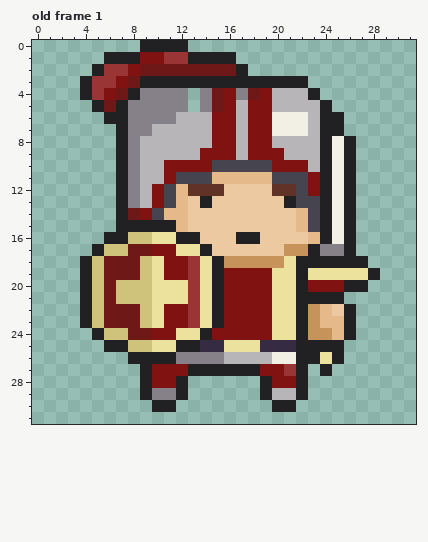
Two versions of one pixel-art file, Assets/Smooz/Arts/Heroes/Animation/Idle/Red_Knight_Idle.aseprite. Above: the version before the commit.
32x32 pixels, 1 frame. Shown: old frame 1. The commit also changed other frames, which this record leaves out.
After the commit:
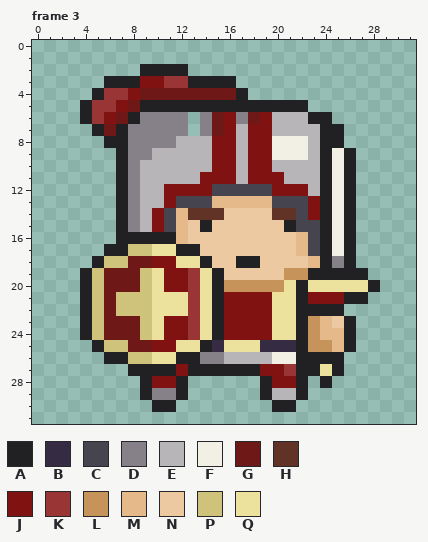
Palette (. is transparent): A #212123  B #352b42  C #45444f  D #868188  E #b8b5b9  F #f2f0e5  G #6e1818  H #613226  J #801212  K #9a3535  L #c6935b  M #e5b989  N #edc9a2  P #cfc27b  Q #ede19e
A new or re-ordered frame is compared with the old frame closest to it.
Change:
frames 1 -> 5
Changed rows in their new state; - is an unchanged pixel.
Frame 3 is new; against old frame 1:
first column x 4:
 0 -----....----------------
 1 --...........------------
 2 -....AAAA.....-----------
 3 ..AAAJJKK----......------
 4 .AKKJGGGGGG-GA......-----
 5 AKKJGAAAAAAAAAAAAAA..----
 6 AKJGA---D.DG-DG-EEEA-.---
 7 -AG---DDD.DG----EEE------
 8 --A--DDD--------FFF--A.--
 9 -----D----E-----FFF------
10 -------EEEEJJEJJEEE------
11 -------EEEJJJEJJJEEE-----
12 ------EJJJJCCCCCJJJE-----
13 ------EJCCCMMMMMCC-J-----
14 ----DEJC-HHH----HHCJ-----
15 ----DEJC--A------AC------
16 --.-AAAAMN---NN---MC-----
17 -.AAPPQQAAN------NMCAF---
18 .APP-GJ-QQANNAANNNNM-D-.-
19 ------------NNNNNLLAAAAA.
20 ---GG--JJ---LLLLL--QQQQQA
21 -------------------JJJAA-
22 ---PP--QQ----------AAA.--
23 ---------------------N---
24 APGG-PQ-JKQA--------M----
25 -APPGGJJQQA--------LLMA--
26 --AAPPQQAA----------A----
27 ----A-AA-----------AQA---
28 --------------------A----
